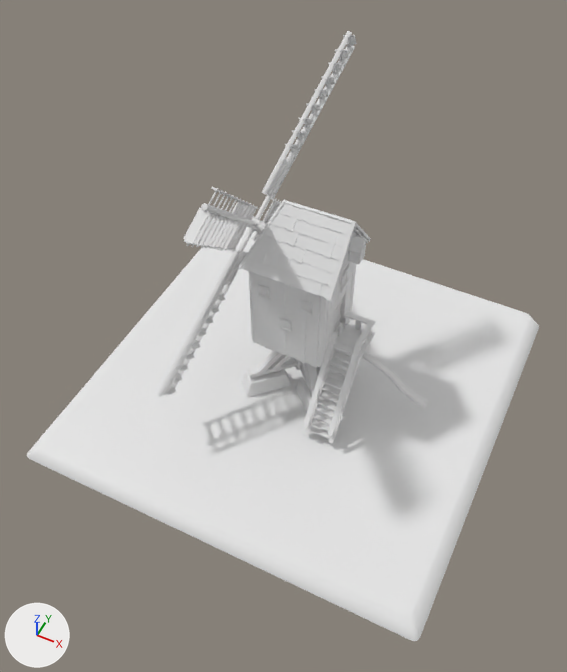
Renders of the FBX model Content/Buildings/Meshes/CA_Windmill_Final_ArmRotate.fbx from each side of a commit.
Before and after are seen from a 50 mm camera at (11.5, -25.2, 34.2) aimed at (0.2, -2.6, 6.0). Every picture has the same lights, and +X, +Y and +Z are marked at lower left. Where no turn or scale is listed for an object, it has been applied to the vertices.

Before the edit, the objects in view are built like this:
```python
me_cube_051 = bpy.data.meshes.new('Cube.051')
me_cube_051.from_pydata(...)  # 4005 vertices, 2747 faces; spans x -2.35..7.14, y -3.85..2.34, z -3.48..8.12
me_cube_051.materials.append(mat_ca_m_windmill_top)  # white #e7e7e7
me_cylinder_020 = bpy.data.meshes.new('Cylinder.020')
me_cylinder_020.from_pydata(...)  # 2020 vertices, 1617 faces; spans x -2.1..2.3, y -7.7..7.7, z -7.5..7.4
me_cylinder_020.materials.append(mat_ca_m_windmill_top)  # white #e7e7e7
me_plane_001 = bpy.data.meshes.new('Plane.001')
me_plane_001.from_pydata(...)  # 32 vertices, 17 faces; spans x -11.0..11.0, y -10.8..10.8, z -1.0..0.0
me_plane_001.materials.append(mat_ca_m_windmill_ground)  # white #e7e7e7
ob_ca_windmill = bpy.data.objects.new('Ca_Windmill', me_cube_051)
ob_ca_windmill.location = (0.0, 0.0, 3.82)
ob_ca_windmill_arms = bpy.data.objects.new('Ca_Windmill_Arms', me_cylinder_020)
ob_ca_windmill_arms.location = (-2.68, 0.0, 9.93)
ob_ca_windmill_ground = bpy.data.objects.new('Ca_Windmill_Ground', me_plane_001)
ob_ca_windmill_ground.location = (0.0, 0.0, 0.0)
# also in view: 'Ca_Windmill_Base' at (0.0, 0.0, 1.9)
```
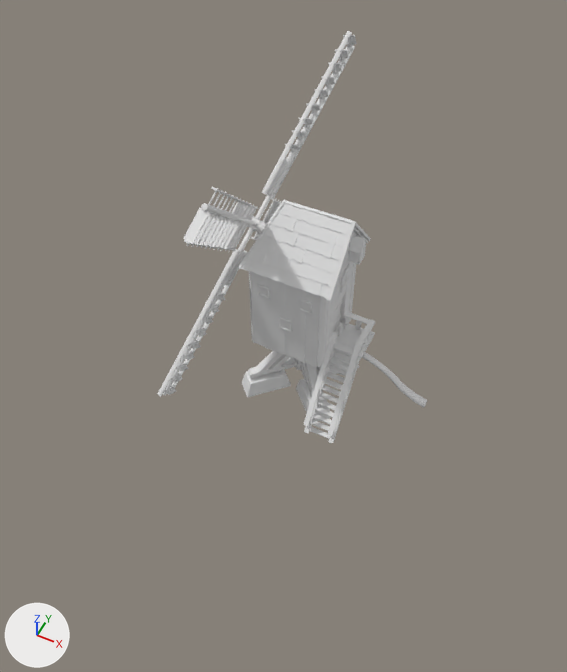
What the commit changed:
Object 'Ca_Windmill_Ground' (ob_ca_windmill_ground) is deleted.

Where the change shows, as pixel boxes (x1, y1, x2, y2) in the pictures (567 x 672 px):
'Ca_Windmill_Ground', deleted: before (27, 227, 539, 641)
